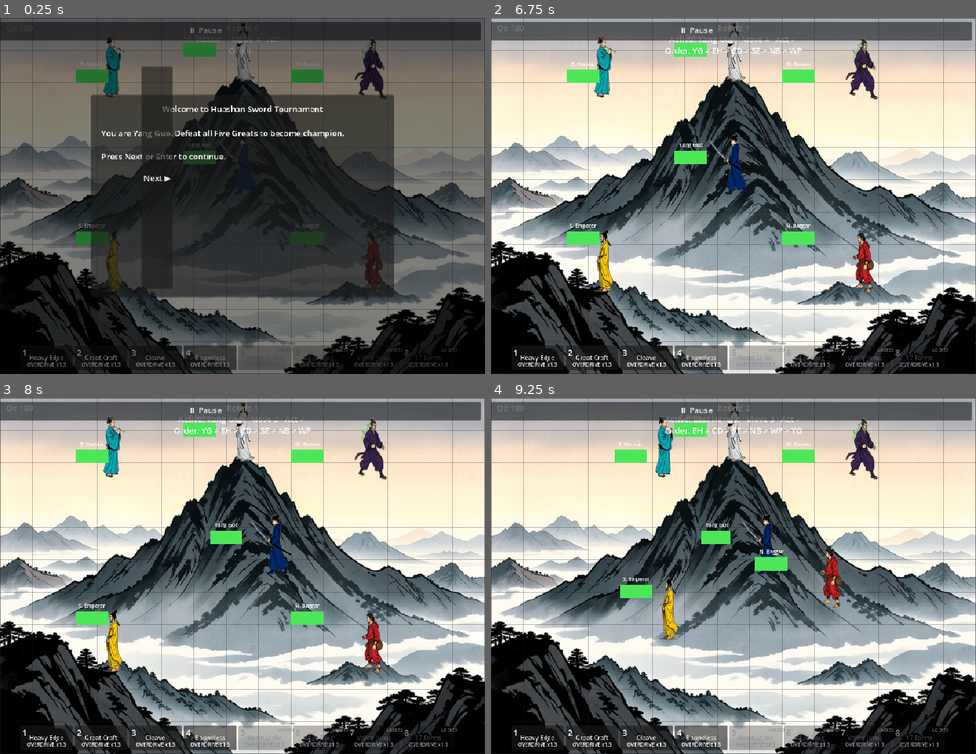
Above: before the commit, frames 1-4 (two rows, left to right).
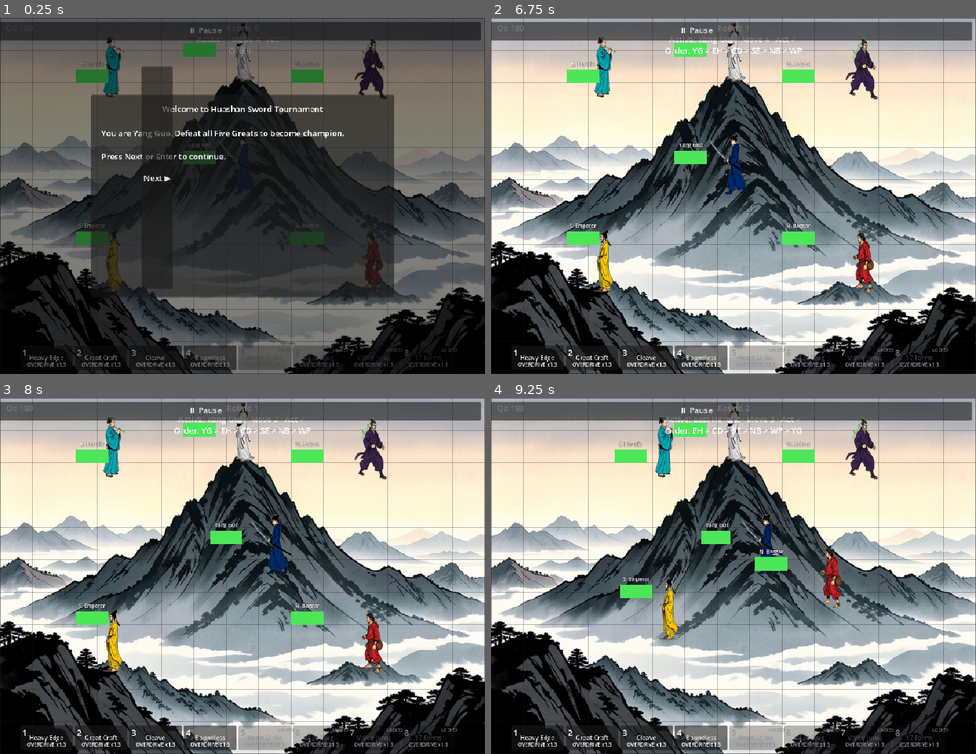
Above: after the commit, the same moments.

Repository: linxuhao/jinyong-heroes
Game: Godot game, scene res://scenes/main.tscn
The game is run twice, just before and just after one commit, with the same random seed, the same clock (stepped at 60 frames per second) and the same inputs. Sound files missing from this copy of the repository are replaced by a short silence.
Inputs (mouse positions are in pixels of both pictures, inside the frame that each line leads up to):
- Up to frame 1 (0.25 s): no input
- Up to frame 2 (6.75 s): click "Next ▶" at 0.5 s; click "Next ▶" at 1.25 s; click "Heavy Edge" at 2 s; click "Great Craft" at 2.75 s; click "Cleave" at 3.5 s; click "Boundless" at 4.25 s; click "⏸ Pause" at 5 s; click "▶ Unpause" at 5.75 s; click "Skip Tutorial" at 6.5 s
- Up to frame 3 (8 s): tap Enter (tutorial_next) at 7.25 s; move the mouse to (349, 558) at 7.27 s; hold D (move_right) from 7.28 s (still down); hold J (basic_attack) from 7.28 s (still down); click (349, 558) at 7.42 s
- Up to frame 4 (9.25 s): release D (move_right) at 8 s; release J (basic_attack) at 8 s; tap Space (end_turn) at 8 s; drag from (636, 593) to (709, 647) at 8.02 s; move the mouse to (782, 497) at 8.77 s; hold D (move_right) from 8.78 s (still down); hold Enter (tutorial_next) from 8.78 s (still down)

The runs differ from the first frame. In frame 1, less than 0.1% of the frame differs, in the area x 16-66%, y 12-59%; in frame 2, 0.1%, in the area x 16-66%, y 4-60%; in frame 3, 0.1%; in frame 4, 0.1%.

Commit message:
dpe_game/t_impl: fix_hp_bar_fill_and_label [jinyong-ux] (2 file(s))

Diff:
--- a/scripts/ui/health_bar.gd
+++ b/scripts/ui/health_bar.gd
@@ -111,6 +111,14 @@
 			_name_label = label
 	if label != null:
 		label.text = char_name
+		# Make the name readable over any backdrop: light text on a dark
+		# outline with a soft shadow. Font size stays 10 (tscn); the outline
+		# widens glyphs by ~outline_size px, which the short aliases still
+		# fit inside the 110 px label with clip_text disabled.
+		label.add_theme_color_override("font_color", Color(0.95, 0.95, 0.95))
+		label.add_theme_color_override("font_outline_color", Color(0.05, 0.05, 0.05))
+		label.add_theme_constant_override("outline_size", 2)
+		label.add_theme_constant_override("shadow_outline_size", 1)
 
 	# Always record the name (unconditionally, outside the label-null guard)
 	# so the observable is set in every setup() path.
Not shown, changed: playtest_spec.yaml
